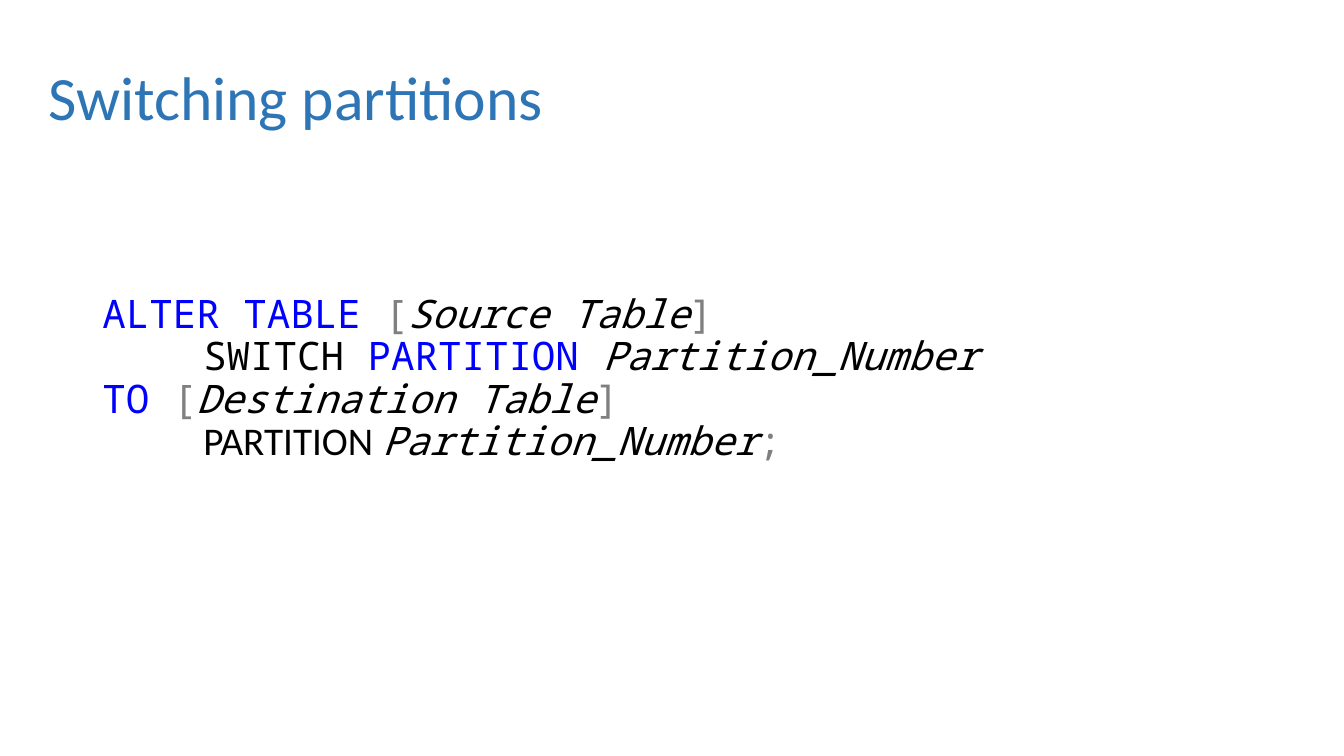
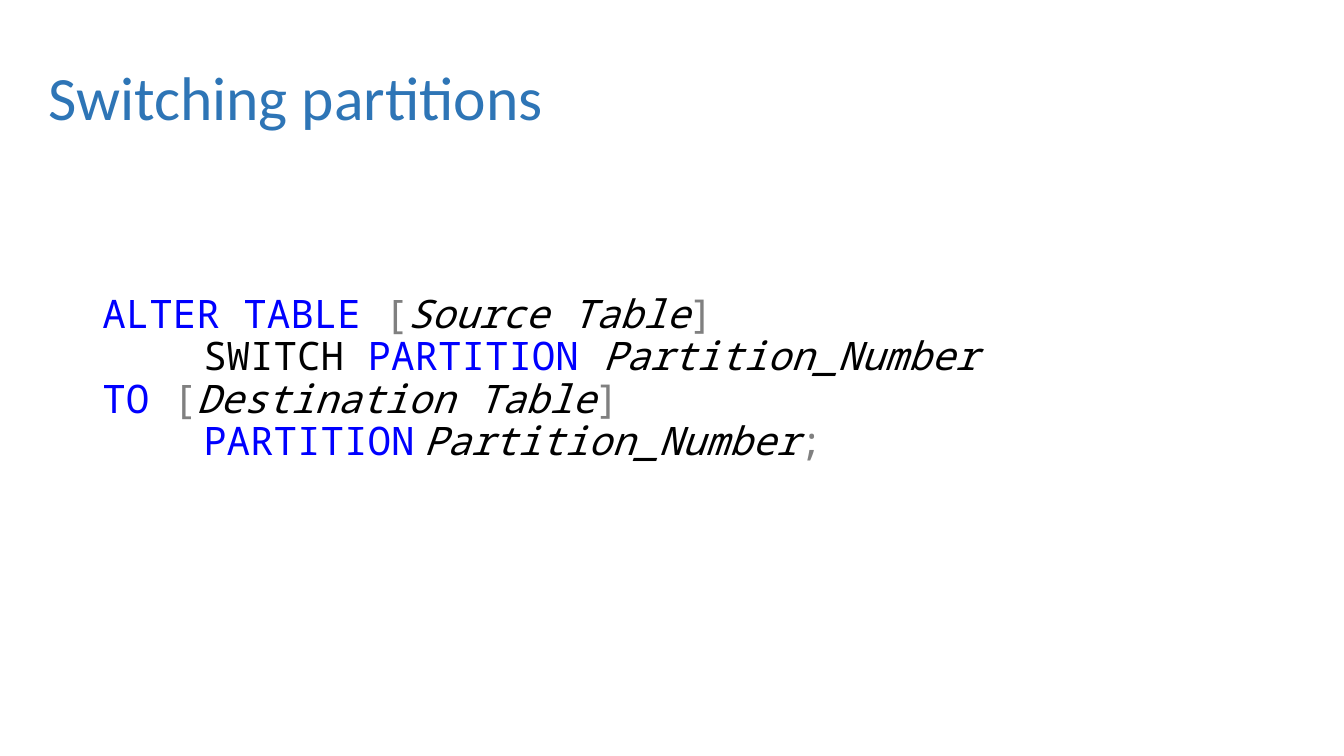
Before and after one commit to dbafromthecold/IntroToPartitioning, a slide deck: slide 28 of Intro to Partitioning.pptx (slide 25 before the commit). Drawn at 1344x756 pixels with LibreOffice and Linux fonts; fonts in the diff are those of the drawing; background and template pictures are left out. Boxes give left, top, right and bottom in pixels: in the first picture for what was removed or moved away, otherwise in the second. Text is boxed around its words. In the diff, an @@ line names an element or a change of style, - is before the commit and + after.

```diff
--- a/Intro to Partitioning.pptx
+++ b/Intro to Partitioning.pptx
@@ text "ALTER TABLE [Source Table] SWITCH ..." at bbox=[102, 298, 979, 461]: font Calibri to Noto Sans Mono, text colour #000000 to #0000FF in "PARTITION" @@
```
Also in this commit, not shown: 9 other slides changed, 8 slides added, 1 slide removed, 5 other files.
